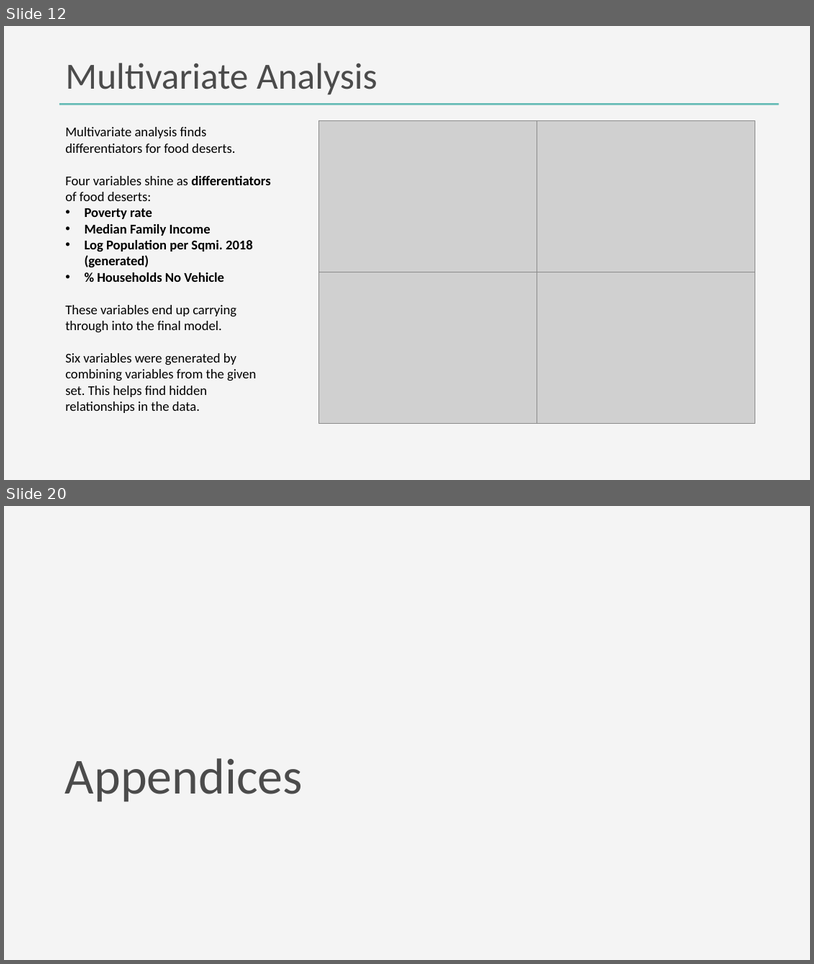
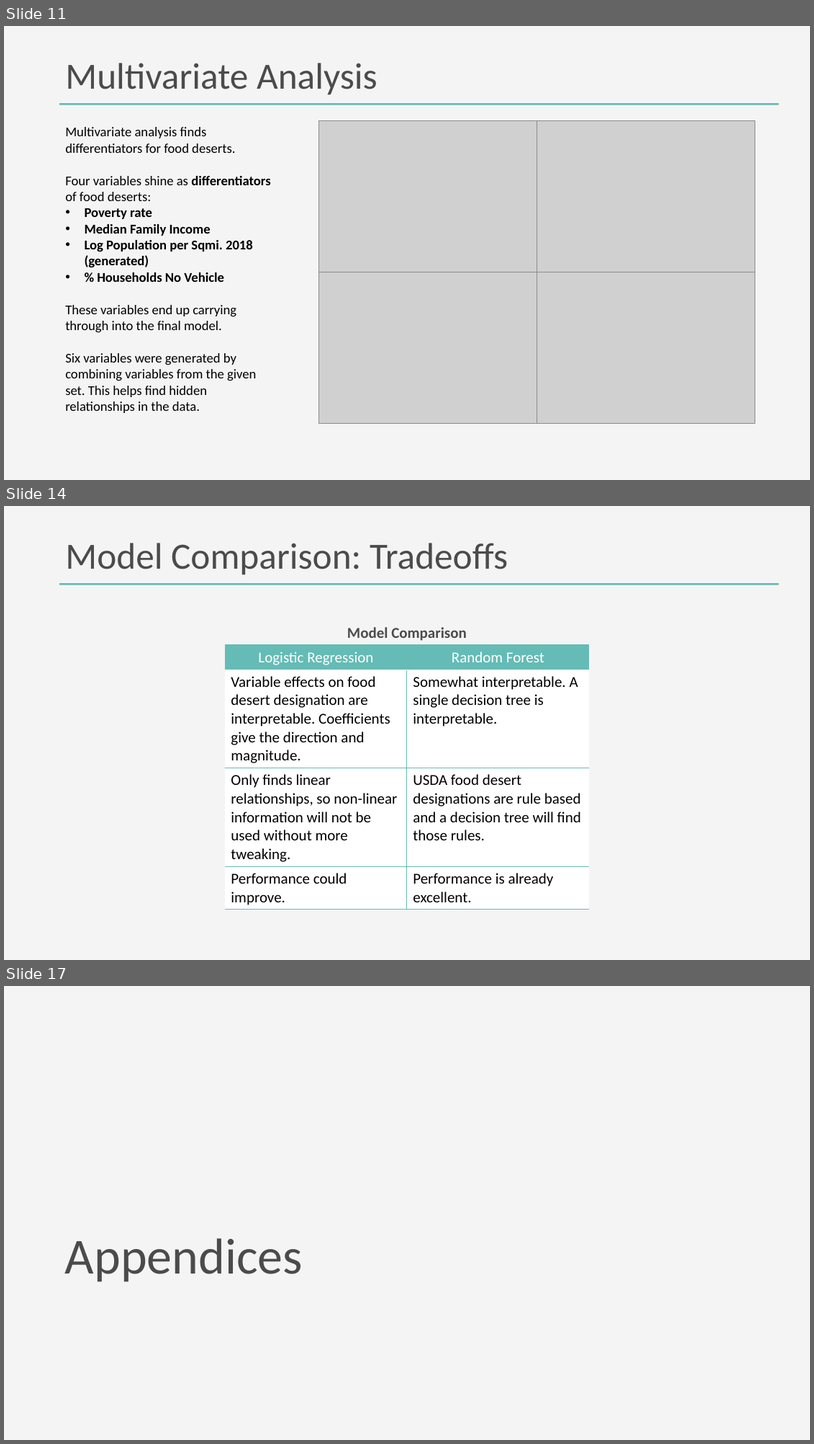
Before and after one commit to DanteHaywood/cfc_ds_screen, a slide deck: doc/2020_11_25_cfc_ds_technical_screen_haywood.pptx. Shown one above the other, each under a label of ours: slides 12 and 20 before the commit, slides 11, 14 and 17 after it; the slides between them are not shown. The pictures are 814x964 and 814x1444 pixels, drawn with LibreOffice and Linux fonts; fonts in the diff are those of the drawing; grey boxes stand for pictures. Boxes give left, top, right and bottom in pixels: in the first picture for what was removed or moved away, otherwise in the second. Text is boxed around its words. In the diff, an @@ line names an element or a change of style, - is before the commit and + after.

```diff
--- a/doc/2020_11_25_cfc_ds_technical_screen_haywood.pptx
+++ b/doc/2020_11_25_cfc_ds_technical_screen_haywood.pptx
@@ slide 14 added at bbox=[4, 506, 810, 960], background #F4F4F4; not listed: 1 template element that a slide beside it also shows @@
@@ title added at bbox=[65, 543, 508, 575], 44 pt, text #4B4B4B @@
+Model Comparison: Tradeoffs
@@ table added at bbox=[226, 620, 589, 908], 5 rows, 2 columns @@
+Model Comparison | 
+Logistic Regression | Random Forest
+Variable effects on food desert designation are interpretable. Coefficients give the direction and magnitude. | Somewhat interpretable. A single decision tree is interpretable.
+Only finds linear relationships, so non-linear information will not be used without more tweaking. | USDA food desert designations are rule based and a decision tree will find those rules.
+Performance could improve. | Performance is already excellent.
@@ what was slide 12 is now slide 11 @@
@@ what was slide 20 is now slide 17 @@
```
Also in this commit, not shown: 3 slides changed, 3 other slides added, 7 slides removed, 4 other files.
